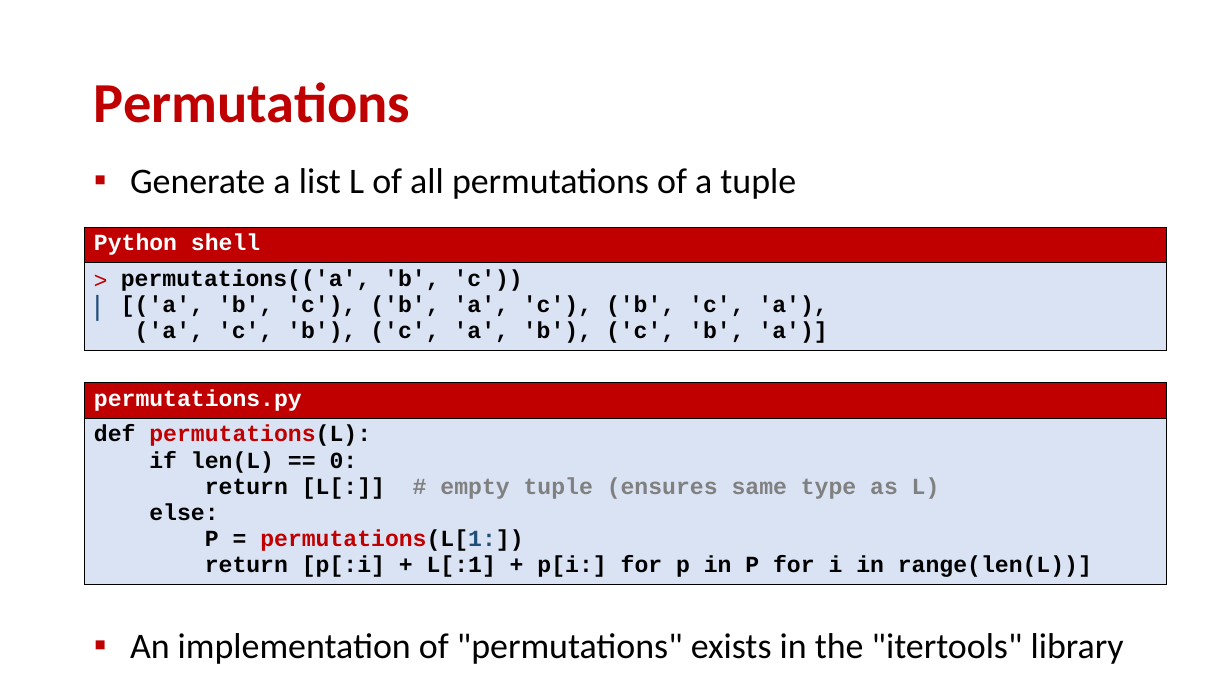
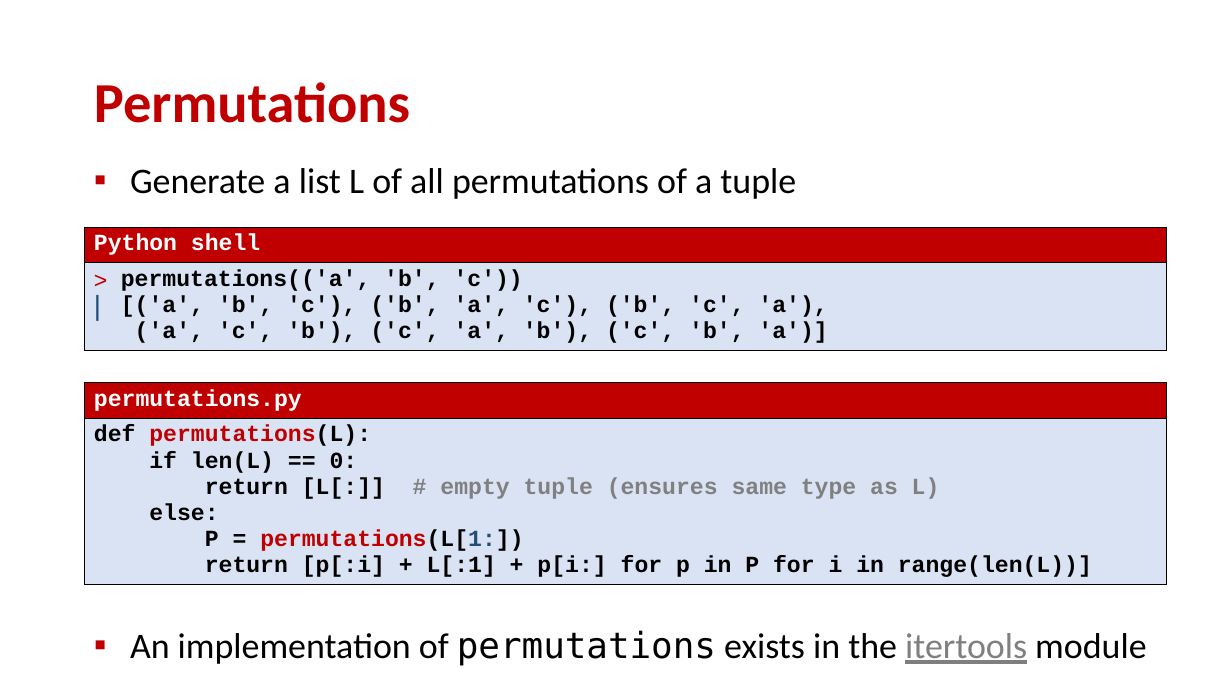
Before and after one commit to gsbrodal/gsbrodal.github.io, a slide deck: slide 18 of ipsa/slides/recursion_iteration.pptx. Drawn at 1232x693 pixels with LibreOffice and Linux fonts; fonts in the diff are those of the drawing. Boxes give left, top, right and bottom in pixels: in the first picture for what was removed or moved away, otherwise in the second. Text is boxed around its words. In the diff, an @@ line names an element or a change of style, - is before the commit and + after.

```diff
--- a/ipsa/slides/recursion_iteration.pptx
+++ b/ipsa/slides/recursion_iteration.pptx
@@ text at box(130, 630, 1146, 666): text changed @@
-▪ An implementation of "permutations" exists in the "itertools" library
+▪ An implementation of permutations exists in the itertools module
```
Also in this commit, not shown: 7 other files.
